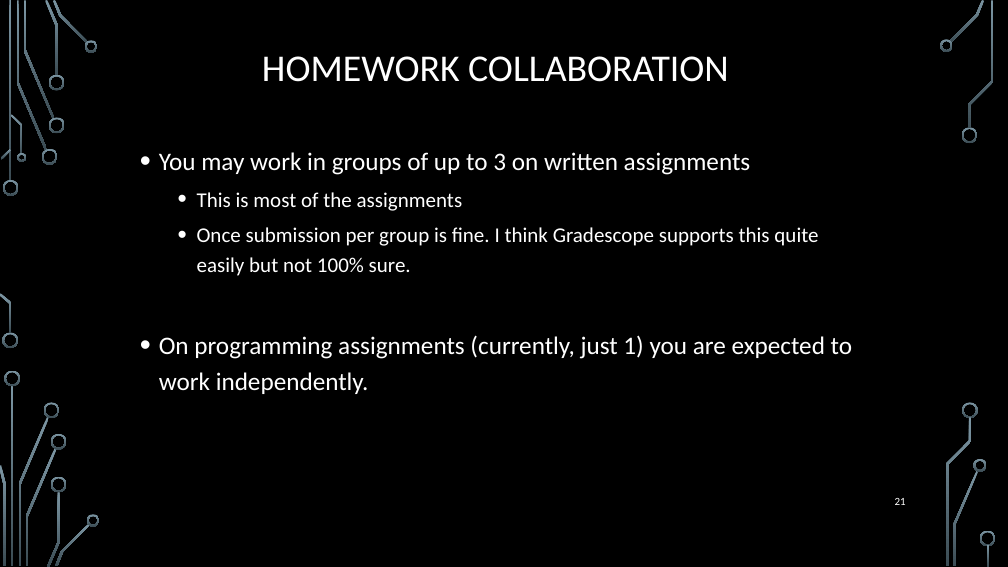
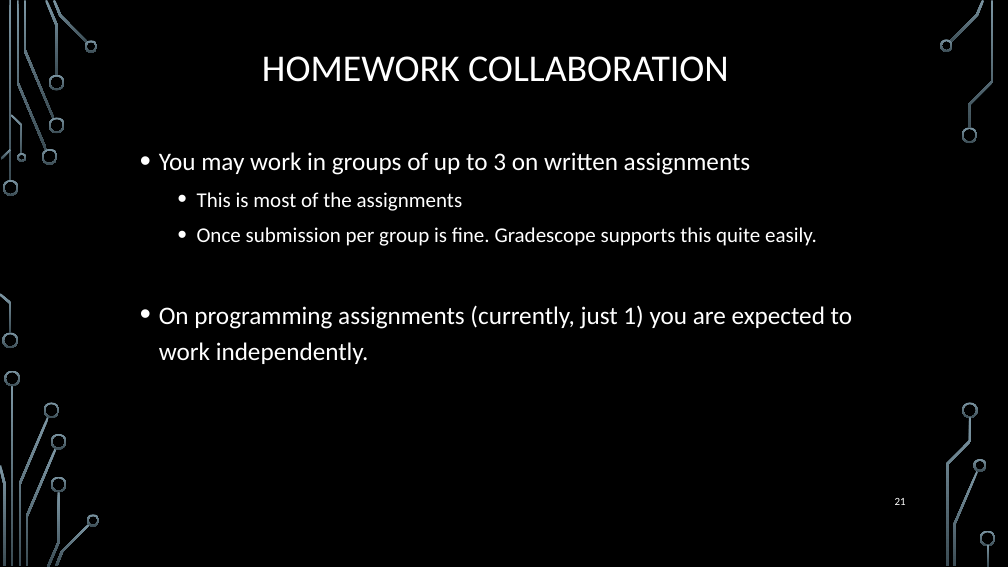
Before and after one commit to markfloryan/dmt2, a slide deck: slide 21 of slides/00-CourseIntroduction.pptx. Drawn at 1008x567 pixels with LibreOffice and Linux fonts; fonts in the diff are those of the drawing; background and template pictures are left out. Boxes give left, top, right and bottom in pixels: in the first picture for what was removed or moved away, otherwise in the second. Text is boxed around its words. In the diff, an @@ line names an element or a change of style, - is before the commit and + after.

```diff
--- a/slides/00-CourseIntroduction.pptx
+++ b/slides/00-CourseIntroduction.pptx
@@ text at [197, 227, 817, 246]: text changed @@
-  • Once submission per group is fine. I think Gradescope supports this quite easily but not 100% sure.
+  • Once submission per group is fine. Gradescope supports this quite easily.
```
Also in this commit, not shown: 3 other slides changed, 3 other files.
